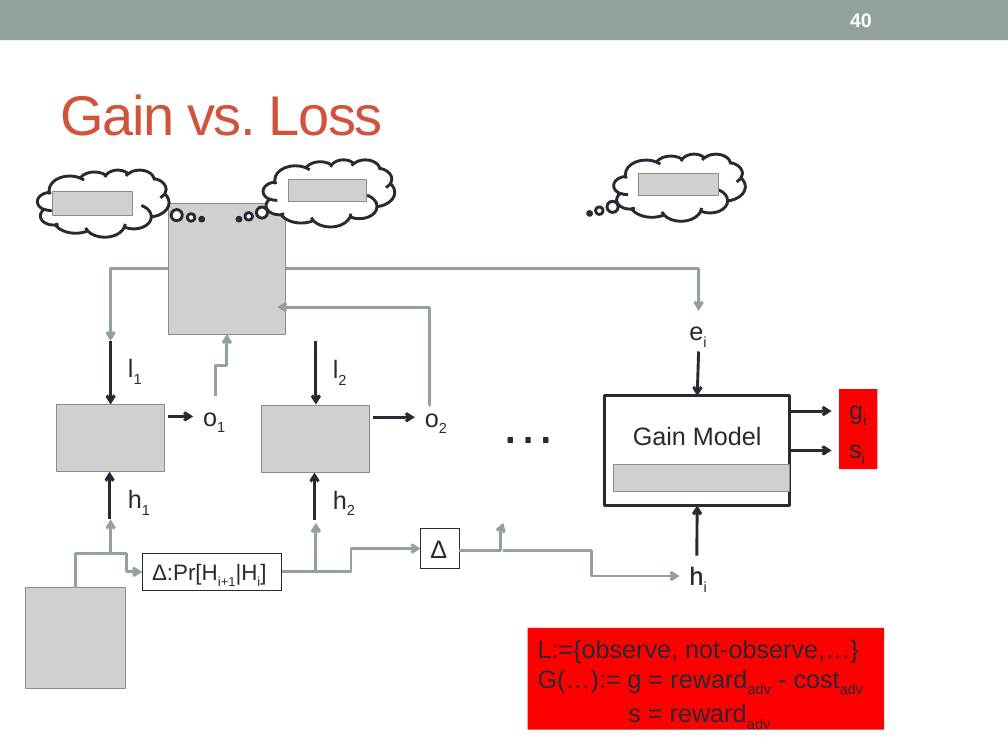
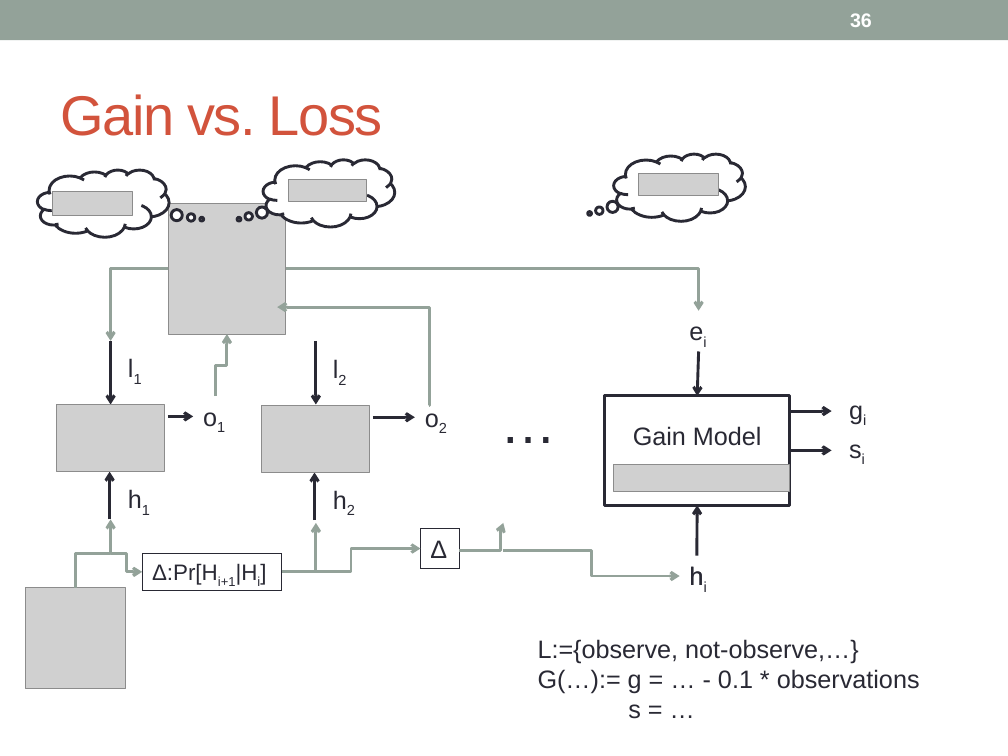
Before and after one commit to piotrm0/piotrm0.github.io, a slide deck: slide 36 of docs/mardziel15hcss.pres.pptx (slide 40 before the commit). Drawn at 1008x756 pixels with LibreOffice and Linux fonts; fonts in the diff are those of the drawing; grey boxes stand for pictures. Boxes give left, top, right and bottom in pixels: in the first picture for what was removed or moved away, otherwise in the second. Text is boxed around its words. In the diff, an @@ line names an element or a change of style, - is before the commit and + after.

```diff
--- a/docs/mardziel15hcss.pres.pptx
+++ b/docs/mardziel15hcss.pres.pptx
@@ page number at <box>850,13,872,27</box>: text changed @@
-40
+36
@@ fill #FF0000 to none in 3 elements at <box>839,428,877,469</box>, <box>839,389,877,429</box>, <box>538,639,920,719</box> @@
@@ text "L:={observe, not-observe,…}": place and size @@
-text "L:={observe, not-observe,…}" at <box>527,628,884,730</box>
+text "L:={observe, not-observe,…}" at <box>538,639,920,719</box>
@@ text at <box>538,669,920,719</box>: text changed @@
-G(…):= g = rewardadv - costadv
-s = rewardadv
+G(…):= g = … - 0.1 * observations
+s = …
```
Also in this commit, not shown: 39 other slides changed, 2 slides added, 6 slides removed, 34 other files.
